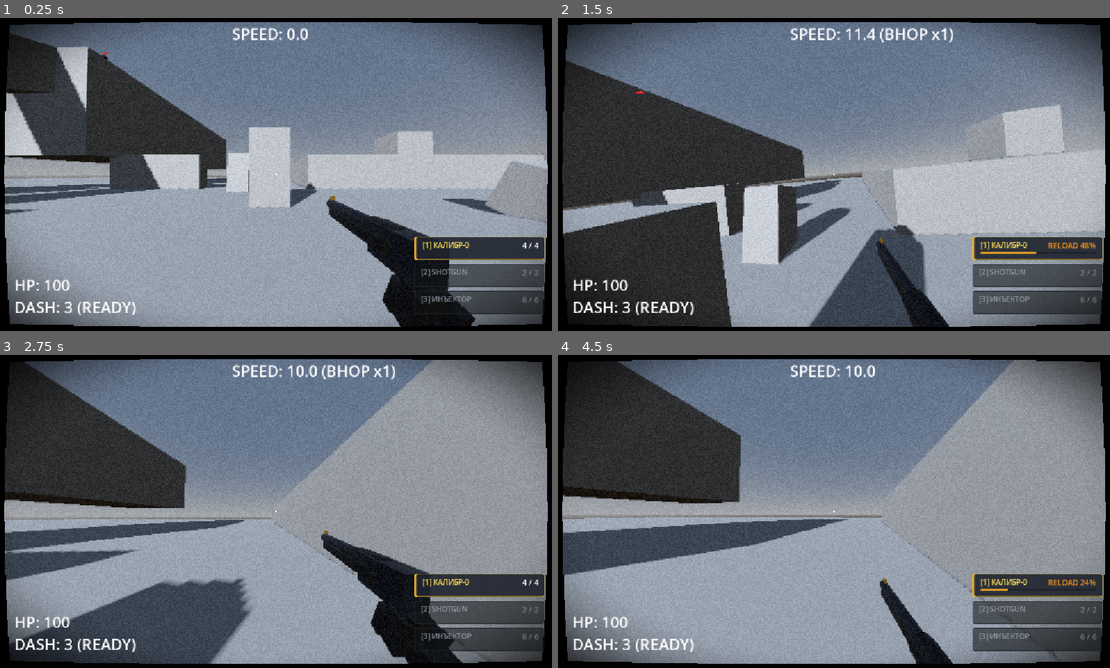
Above: before the commit, frames 1-4 (two rows, left to right).
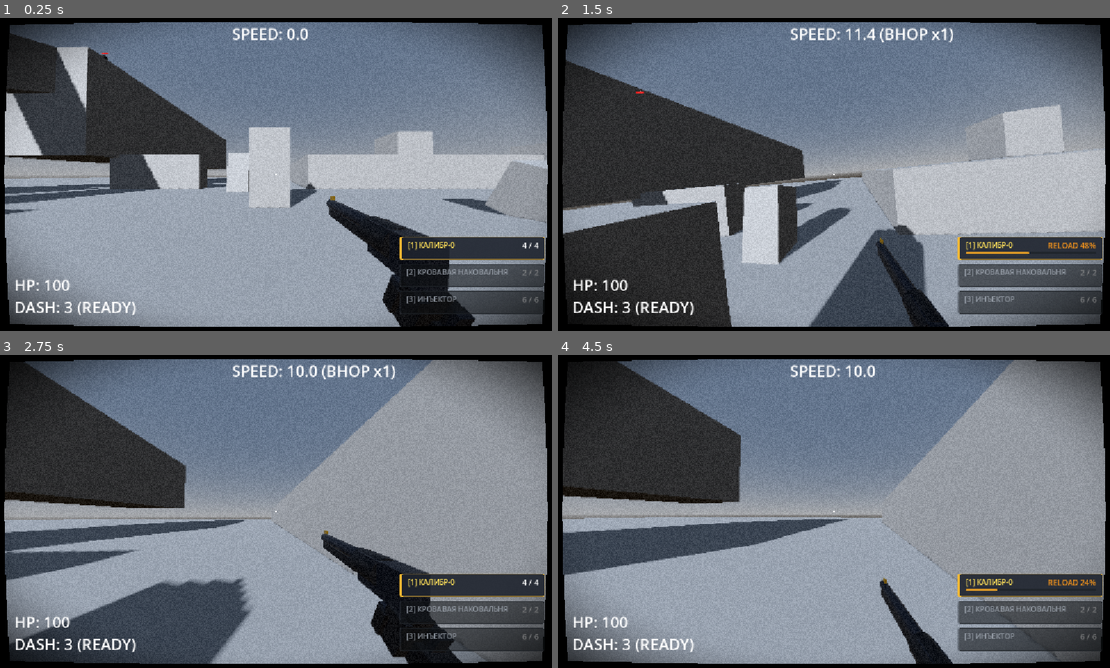
Above: after the commit, the same moments.

Repository: ggou3/voidkill
Game: Godot game, scene res://world.tscn
Same seed, same stepped clock (60 frames per second), same inputs: the game is played once before the commit and once after it.
Inputs (mouse positions are in pixels of both pictures, inside the frame that each line leads up to):
- Up to frame 1 (0.25 s): no input
- Up to frame 2 (1.5 s): tap Enter at 0.5 s; move the mouse to (867, 174) at 0.52 s; hold Right mouse button (alt_fire) 0.53-1.28 s; hold W (move_forward) from 0.53 s (still down); tap Space (jump) at 0.77, 1.07 s; click (867, 174) at 0.8 s; move the mouse to (806, 174) at 1.27 s; click (806, 174) at 1.35 s
- Up to frame 3 (2.75 s): keep holding W (move_forward); tap Space (jump) at 1.52, 1.82 s; tap C (slam) at 1.55 s; move the mouse to (292, 505) at 2.02 s; hold C (slam) from 2.03 s (still down); tap Ctrl (slide) at 2.3 s
- Up to frame 4 (4.5 s): keep holding W (move_forward); move the mouse to (828, 517) at 2.77 s; release C (slam) at 2.78 s; tap Ctrl (slide) at 2.85 s; tap Space (jump) at 3.02, 3.05, 3.32 s; move the mouse to (878, 514) at 3.52 s; hold Space (jump) 3.53-4.28 s; right-click (878, 514) at 3.8 s; move the mouse to (789, 508) at 4.27 s; right-click (789, 508) at 4.35 s

The runs differ from the first frame. In frame 1, 0.6% of the frame differs, in the area x 72-93%, y 70-92%; in frame 2, 1.0%; in frame 3, 0.6%; in frame 4, 1.0%, in the area x 72-93%, y 70-95%.

Commit message:
Implement Blood Anvil weapon: shotgun LMB, pneumatic piston push and self-launch RMB

Diff:
--- a/enemy.gd
+++ b/enemy.gd
@@ -609,6 +609,20 @@
 	var wall_damage = int(round(impact_speed * wall_slam_damage_multiplier))
 	print("[%s] Wall slam! Impact speed: %.1f, damage: %d" % [name, impact_speed, wall_damage])
 
+	# Если столкновение произошло с другим врагом — наносим урон от столкновения обоим
+	var other = col.get_collider()
+	if is_instance_valid(other) and other != self:
+		var target: Node = null
+		if other.is_in_group("enemy_head") or other.name == "HeadHitbox":
+			target = other.get_meta("enemy") if other.has_meta("enemy") else other.get_parent()
+		elif other.has_method("take_damage"):
+			target = other
+		elif other.get_parent() and other.get_parent().has_method("take_damage"):
+			target = other.get_parent()
+		if target and target != self and target.has_method("take_damage"):
+			print("[%s] Collision hit other enemy: %s for %d damage!" % [name, target.name, wall_damage])
+			target.take_damage(wall_damage, -col.get_normal() * 12.0 + Vector3.UP * 4.0, col.get_position(), false, false, true, false)
+
 	# Сочный разлёт крови на стену в точке удара
 	if blood_splatter_scene:
 		var splatter = blood_splatter_scene.instantiate()
--- a/weapon_manager.gd
+++ b/weapon_manager.gd
@@ -6,6 +6,10 @@
 var fire_timers = [0.0, 0.0, 0.0]
 var passive_reload_timers = [0.0, 0.0, 0.0]
 var active_reload_timer = 0.0
+
+var anvil_alt_cooldown: float = 1.2
+var anvil_alt_timer: float = 0.0
+var anvil_self_launch_chain: int = 0
 
 var injector_alt_cooldown: float = 2.8
 var injector_alt_timer: float = 0.0
@@ -32,11 +36,11 @@
 		"vacuum_force": 16.0
 	},
 	{
-		"name": "SHOTGUN",
+		"name": "КРОВАВАЯ НАКОВАЛЬНЯ",
 		"max_ammo": 2,
 		"damage": 12,
 		"pellets": 8,
-		"spread": 0.08,
+		"spread": 0.085, # Конус разброса ~8-10 градусов
 		"fire_rate": 0.5,
 		"reload_time": 1.5,
 		"cam_shake": 0.12,
@@ -98,7 +102,7 @@
 		weapon_hud_container.anchor_top = 1.0
 		weapon_hud_container.anchor_right = 1.0
 		weapon_hud_container.anchor_bottom = 1.0
-		weapon_hud_container.offset_left = -290.0
+		weapon_hud_container.offset_left = -320.0
 		weapon_hud_container.offset_top = -195.0
 		weapon_hud_container.offset_right = -20.0
 		weapon_hud_container.offset_bottom = -20.0
@@ -182,8 +186,15 @@
 		if fire_timers[i] > 0:
 			fire_timers[i] -= delta
 
+	if anvil_alt_timer > 0.0:
+		anvil_alt_timer -= delta
+
 	if injector_alt_timer > 0.0:
 		injector_alt_timer -= delta
+
+	var player_node = get_parent()
+	if is_instance_valid(player_node) and player_node.is_on_floor() and player_node.velocity.y <= 0.0:
+		anvil_self_launch_chain = 0
 
 	# Активная перезарядка удерживаемого оружия
 	if is_reloading:
@@ -252,12 +263,20 @@
 				slot["ammo_text"].add_theme_color_override("font_color", Color(1.0, 0.3, 0.3, 1.0))
 				slot["pbar"].visible = false
 			elif has_infinite_ammo:
-				var alt_suffix = " (RMB %.1fs)" % injector_alt_timer if (i == 2 and injector_alt_timer > 0.0) else ""
+				var alt_suffix = ""
+				if i == 1 and anvil_alt_timer > 0.0:
+					alt_suffix = " (RMB %.1fs)" % anvil_alt_timer
+				elif i == 2 and injector_alt_timer > 0.0:
+					alt_suffix = " (RMB %.1fs)" % injector_alt_timer
 				slot["ammo_text"].text = "INF (BLOOD)" + alt_suffix
 				slot["ammo_text"].add_theme_color_override("font_color", Color(1.0, 0.2, 0.2, 1.0))
 				slot["pbar"].visible = false
 			else:
-				var alt_suffix = " (RMB %.1fs)" % injector_alt_timer if (i == 2 and injector_alt_timer > 0.0) else ""
+				var alt_suffix = ""
+				if i == 1 and anvil_alt_timer > 0.0:
+					alt_suffix = " (RMB %.1fs)" % anvil_alt_timer
+				elif i == 2 and injector_alt_timer > 0.0:
+					alt_suffix = " (RMB %.1fs)" % injector_alt_timer
 				slot["ammo_text"].text = ("%d / %d" % [ammos[i], w["max_ammo"]]) + alt_suffix
 				slot["ammo_text"].add_theme_color_override("font_color", Color(1.0, 1.0, 1.0, 1.0))
 				slot["pbar"].visible = false
@@ -314,9 +333,219 @@
 			return
 		var shots_to_fire = ammos[0]
 		_perform_burst(shots_to_fire)
+	elif current_weapon_index == 1:
+		# Кровавая наковальня: ПКМ поршень (толчок врага / self-launch)
+		_fire_anvil_piston()
 	elif current_weapon_index == 2:
 		# Инъектор: ПКМ раздутие (независимый кулдаун, не зависит от магазина ЛКМ)
 		_fire_injector_inflate()
+
+func _fire_anvil_piston():
+	if anvil_alt_timer > 0.0:
+		return
+
+	var aim_dir = head.get_aim_direction()
+	# Если прицел направлен вниз, под ноги самого игрока (в пределах небольшого угла от строго вниз)
+	if aim_dir.y < -0.80:
+		_perform_self_launch(aim_dir)
+	else:
+		_perform_enemy_piston_push(aim_dir)
+
+func _perform_self_launch(aim_dir: Vector3):
+	var player_node = get_parent()
+	if not is_instance_valid(player_node):
+		return
+
+	anvil_alt_timer = anvil_alt_cooldown
+
+	# Защита от спама: если self-launch применяется повторно БЕЗ касания земли:
+	# 1-е применение = 100%, 2-е = 60%, 3-е и далее = 35%
+	if player_node.is_on_floor():
+		anvil_self_launch_chain = 0
+
+	var mult: float = 1.0
+	if anvil_self_launch_chain == 0:
+		mult = 1.0
+	elif anvil_self_launch_chain == 1:
+		mult = 0.60
+	else:
+		mult = 0.35
+	anvil_self_launch_chain += 1
+
+	# Сила импульса: в 1.5-2.0x сильнее JUMP_VELOCITY (11.0) -> 19.5 (диапазон 16.5-22.0)
+	var base_impulse: float = 19.5
+	var final_impulse: float = base_impulse * mult
+
+	player_node.velocity.y = final_impulse
+	if "has_jumped" in player_node:
+		player_node.has_jumped = true
+	if "time_on_ground" in player_node:
+		player_node.time_on_ground = 0.0
+	if "air_time" in player_node:
+		player_node.air_time = 0.1
+
+	head.add_recoil(0.14, 0.45)
+	head.landing_shake_trauma = max(head.landing_shake_trauma, 0.5 * mult)
+	AudioManager.play_sound("shotgun_shot")
+
+	var start_pos = head.get_muzzle_position()
+	var hit_pos = player_node.global_position + Vector3(0, -0.2, 0)
+	spawn_piston_tracer(start_pos, hit_pos, true)
+
+	print("[ANVIL PISTON] SELF-LAUNCH! Chain: %d | Mult: %.2f | Impulse: %.1f | Vel.y: %.1f" % [
+		anvil_self_launch_chain, mult, final_impulse, player_node.velocity.y
+	])
+
+func _perform_enemy_piston_push(aim_dir: Vector3):
+	anvil_alt_timer = anvil_alt_cooldown
+	head.add_recoil(0.10, 0.35)
+	head.trigger_muzzle_flash(true)
+	AudioManager.play_sound("shotgun_shot")
+
+	var start_pos = head.get_muzzle_position()
+	var max_range = 22.0
+	var space_state = head.camera.get_world_3d().direct_space_state
+	var from_pos = head.camera.global_position
+	var to_pos = from_pos + aim_dir * max_range
+
+	var hit_target: Node = null
+	var hit_pos: Vector3 = to_pos
+	var player_node = get_parent()
+
+	# 1. Прямой луч через RayCast
+	var ray_query = PhysicsRayQueryParameters3D.create(from_pos, to_pos)
+	if is_instance_valid(player_node):
+		ray_query.exclude = [player_node]
+	ray_query.collide_with_areas = true
+	ray_query.collide_with_bodies = true
+	var ray_res = space_state.intersect_ray(ray_query)
+
+	if not ray_res.is_empty():
+		hit_pos = ray_res.position
+		var col = ray_res.collider
+		if col:
+			if col.is_in_group("enemy_head") or col.name == "HeadHitbox":
+				hit_target = col.get_meta("enemy") if col.has_meta("enemy") else col.get_parent()
+			elif col.has_method("take_damage"):
+				hit_target = col
+			elif col.get_parent() and col.get_parent().has_method("take_damage"):
+				hit_target = col.get_parent()
+
+	# 2. Если луч слегка промахнулся — конический SphereCast для надежности попадания поршнем
+	if not hit_target:
+		var sphere = SphereShape3D.new()
+		sphere.radius = 0.85
+		var shape_query = PhysicsShapeQueryParameters3D.new()
+		shape_query.shape = sphere
+		shape_query.transform = Transform3D(Basis(), from_pos + aim_dir * (max_range * 0.45))
+		if is_instance_valid(player_node):
+			shape_query.exclude = [player_node]
+		shape_query.collide_with_areas = true
+		shape_query.collide_with_bodies = true
+		var results = space_state.intersect_shape(shape_query, 8)
+		for r in results:
+			var col = r.collider
+			if col and col != player_node:
+				var candidate: Node = null
+				if col.is_in_group("enemy_head") or col.name == "HeadHitbox":
+					candidate = col.get_meta("enemy") if col.has_meta("enemy") else col.get_parent()
+				elif col.has_method("take_damage"):
+					candidate = col
+				elif col.get_parent() and col.get_parent().has_method("take_damage"):
+					candidate = col.get_parent()
+				if candidate and candidate.has_method("take_damage"):
+					hit_target = candidate
+					hit_pos = candidate.global_position + Vector3(0, 0.9, 0)
+					break
+
+	if hit_target and hit_target.has_method("take_damage"):
+		var push_speed = 26.0 # Превышает порог wall_slam_threshold (16.0)
+		var push_dir = aim_dir.normalized()
+		var push_vec = push_dir * push_speed
+		if push_vec.y < 2.5:
+			push_vec.y = max(push_vec.y, 3.0)
+
+		var direct_dmg = 20
+		print("[ANVIL PISTON] PUSH -> %s with speed %.1f (dir: %s)" % [hit_target.name, push_speed, push_dir])
+		# is_shockwave = true включает отслеживание столкновения со стеной/врагами
+		hit_target.take_damage(direct_dmg, push_vec, hit_pos, false, false, true, false)
+
+	spawn_piston_tracer(start_pos, hit_pos, false)
+
+func spawn_piston_tracer(start_pos: Vector3, end_pos: Vector3, is_self_launch: bool = false):
+	var dir = end_pos - start_pos
+	var dist = dir.length()
+	if dist < 0.2:
+		return
+
+	var forward = dir / dist
+	var up = Vector3.UP
+	if abs(forward.dot(up)) > 0.92:
+		up = Vector3.RIGHT
+	var right = forward.cross(up).normalized()
+	up = right.cross(forward).normalized()
+
+	var mesh_inst = MeshInstance3D.new()
+	var st = SurfaceTool.new()
+	st.begin(Mesh.PRIMITIVE_TRIANGLES)
+
+	var r = 0.07 if is_self_launch else 0.055
+	st.add_vertex(start_pos - right * r)
+	st.add_vertex(end_pos + right * r)
+	st.add_vertex(end_pos - right * r)
+
+	st.add_vertex(start_pos - right * r)
+	st.add_vertex(start_pos + right * r)
+	st.add_vertex(end_pos + right * r)
+
+	st.add_vertex(start_pos - up * r)
+	st.add_vertex(end_pos + up * r)
+	st.add_vertex(end_pos - up * r)
+
+	st.add_vertex(start_pos - up * r)
+	st.add_vertex(start_pos + up * r)
+	st.add_vertex(end_pos + up * r)
+
+	mesh_inst.mesh = st.commit()
+
+	var mat = StandardMaterial3D.new()
+	mat.transparency = BaseMaterial3D.TRANSPARENCY_ALPHA
+	mat.blend_mode = BaseMaterial3D.BLEND_MODE_ADD
+	mat.shading_mode = BaseMaterial3D.SHADING_MODE_UNSHADED
+	mat.cull_mode = BaseMaterial3D.CULL_DISABLED
+	mat.albedo_color = Color(1.0, 0.65, 0.25, 0.9) if is_self_launch else Color(0.85, 0.95, 1.0, 0.9)
+	mesh_inst.material_override = mat
+
+	var scene_root = get_tree().current_scene if get_tree().current_scene else get_parent()
+	if not scene_root:
+		return
+	scene_root.add_child(mesh_inst)
+	mesh_inst.global_transform = Transform3D.IDENTITY
+
+	var tween = create_tween()
+	tween.tween_property(mat, "albedo_color:a", 0.0, 0.16).set_trans(Tween.TRANS_QUAD).set_ease(Tween.EASE_OUT)
+	tween.tween_callback(mesh_inst.queue_free)
+
+	if is_self_launch:
+		var sphere = MeshInstance3D.new()
+		var smesh = SphereMesh.new()
+		smesh.radius = 0.3
+		smesh.height = 0.6
+		sphere.mesh = smesh
+		var smat = StandardMaterial3D.new()
+		smat.transparency = BaseMaterial3D.TRANSPARENCY_ALPHA
+		smat.blend_mode = BaseMaterial3D.BLEND_MODE_ADD
+		smat.shading_mode = BaseMaterial3D.SHADING_MODE_UNSHADED
+		smat.cull_mode = BaseMaterial3D.CULL_DISABLED
+		smat.albedo_color = Color(1.0, 0.75, 0.3, 0.8)
+		sphere.material_override = smat
+		scene_root.add_child(sphere)
+		sphere.global_position = end_pos
+
+		var stween = create_tween().set_parallel(true)
+		stween.tween_property(sphere, "scale", Vector3(2.5, 0.4, 2.5), 0.18).set_trans(Tween.TRANS_QUAD).set_ease(Tween.EASE_OUT)
+		stween.tween_property(smat, "albedo_color:a", 0.0, 0.18).set_trans(Tween.TRANS_QUAD).set_ease(Tween.EASE_IN)
+		stween.chain().tween_callback(sphere.queue_free)
 
 func _fire_injector_inflate():
 	if injector_alt_timer > 0.0:
@@ -512,8 +741,64 @@
 			spawn_bullet_tracer(start_pos, hit_pos)
 			if not is_alt_fire:
 				apply_vacuum_wake(start_pos, hit_pos, float(w.get("vacuum_radius", 2.0)), float(w.get("vacuum_force", 16.0)), directly_hit_target)
+		elif weapon_idx == 1:
+			spawn_shotgun_pellet_tracer(start_pos, hit_pos)
 		elif weapon_idx == 2:
 			spawn_syringe_tracer(start_pos, hit_pos)
+
+func spawn_shotgun_pellet_tracer(start_pos: Vector3, end_pos: Vector3):
+	var dir = end_pos - start_pos
+	var dist = dir.length()
+	if dist < 0.2:
+		return
+
+	var forward = dir / dist
+	var up = Vector3.UP
+	if abs(forward.dot(up)) > 0.92:
+		up = Vector3.RIGHT
+	var right = forward.cross(up).normalized()
+	up = right.cross(forward).normalized()
+
+	var mesh_inst = MeshInstance3D.new()
+	var st = SurfaceTool.new()
+	st.begin(Mesh.PRIMITIVE_TRIANGLES)
+
+	var r = 0.016
+	st.add_vertex(start_pos - right * r)
+	st.add_vertex(end_pos + right * r)
+	st.add_vertex(end_pos - right * r)
+
+	st.add_vertex(start_pos - right * r)
+	st.add_vertex(start_pos + right * r)
+	st.add_vertex(end_pos + right * r)
+
+	st.add_vertex(start_pos - up * r)
+	st.add_vertex(end_pos + up * r)
+	st.add_vertex(end_pos - up * r)
+
+	st.add_vertex(start_pos - up * r)
+	st.add_vertex(start_pos + up * r)
+	st.add_vertex(end_pos + up * r)
+
+	mesh_inst.mesh = st.commit()
+
+	var mat = StandardMaterial3D.new()
+	mat.transparency = BaseMaterial3D.TRANSPARENCY_ALPHA
+	mat.blend_mode = BaseMaterial3D.BLEND_MODE_ADD
+	mat.shading_mode = BaseMaterial3D.SHADING_MODE_UNSHADED
+	mat.cull_mode = BaseMaterial3D.CULL_DISABLED
+	mat.albedo_color = Color(1.0, 0.72, 0.25, 0.85)
+	mesh_inst.material_override = mat
+
+	var scene_root = get_tree().current_scene if get_tree().current_scene else get_parent()
+	if not scene_root:
+		return
+	scene_root.add_child(mesh_inst)
+	mesh_inst.global_transform = Transform3D.IDENTITY
+
+	var tween = create_tween()
+	tween.tween_property(mat, "albedo_color:a", 0.0, 0.12).set_trans(Tween.TRANS_QUAD).set_ease(Tween.EASE_OUT)
+	tween.tween_callback(mesh_inst.queue_free)
 
 func spawn_syringe_tracer(start_pos: Vector3, end_pos: Vector3):
 	var dir = end_pos - start_pos
Not shown, changed: DESIGN.md
